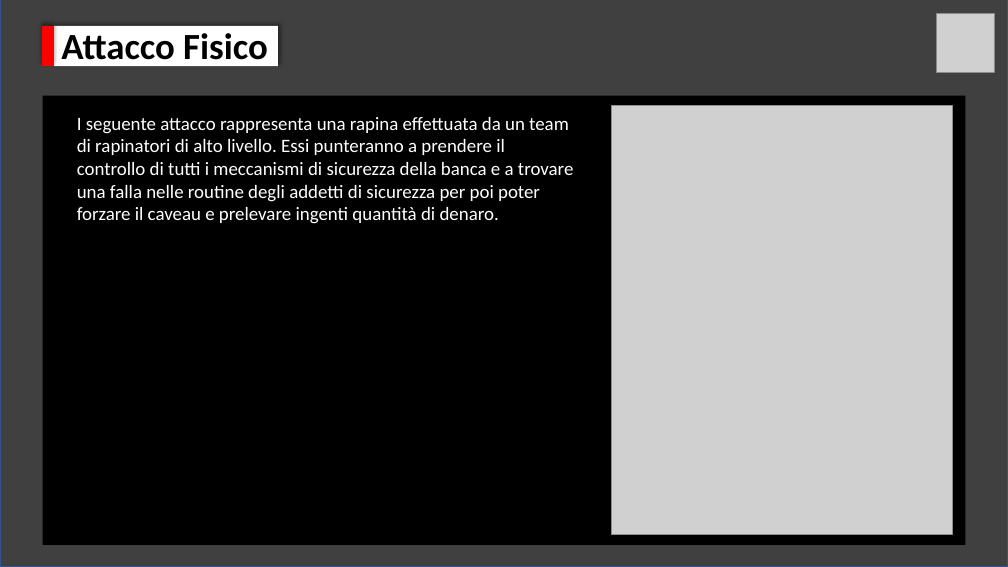
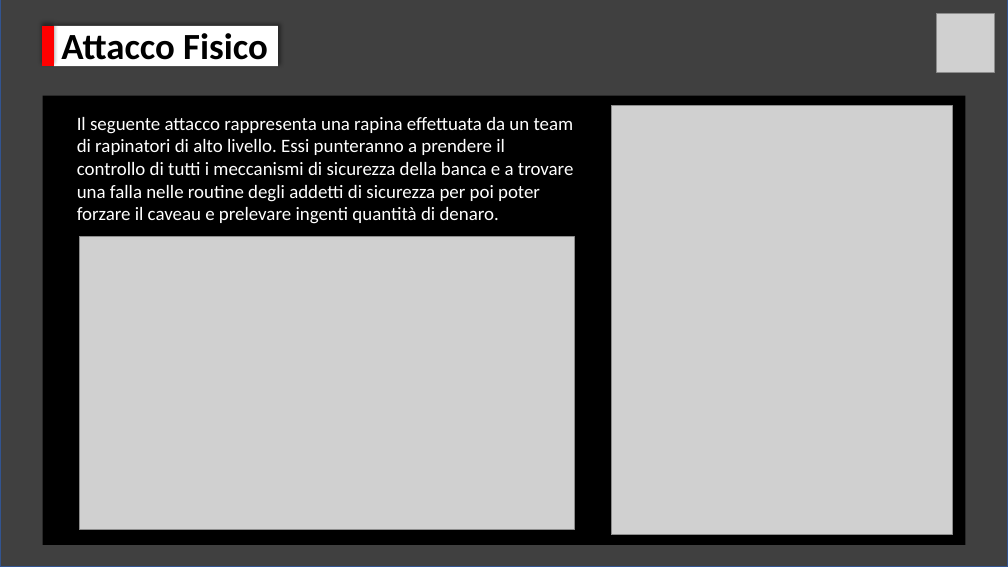
Before and after one commit to BarsantiNicola/BankRobbery, a slide deck: slide 3 of consegna/BankRobbery.pptx. Drawn at 1008x567 pixels with LibreOffice and Linux fonts; fonts in the diff are those of the drawing; grey boxes stand for pictures. Boxes give left, top, right and bottom in pixels: in the first picture for what was removed or moved away, otherwise in the second. Text is boxed around its words. In the diff, an @@ line names an element or a change of style, - is before the commit and + after.

```diff
--- a/consegna/BankRobbery.pptx
+++ b/consegna/BankRobbery.pptx
@@ text at (x1=77, y1=117, x2=574, y2=224): text changed @@
-I seguente attacco rappresenta una rapina effettuata da un team di rapinatori di alto livello. Essi punteranno a prendere il controllo di tutti i meccanismi di sicurezza della banca e a trovare una falla nelle routine degli addetti di sicurezza per poi poter forzare il caveau e prelevare ingenti quantità di denaro.
+Il seguente attacco rappresenta una rapina effettuata da un team di rapinatori di alto livello. Essi punteranno a prendere il controllo di tutti i meccanismi di sicurezza della banca e a trovare una falla nelle routine degli addetti di sicurezza per poi poter forzare il caveau e prelevare ingenti quantità di denaro.
@@ picture added at (x1=79, y1=237, x2=575, y2=530) @@
```
Also in this commit, not shown: 3 other slides changed, 1 other file.
